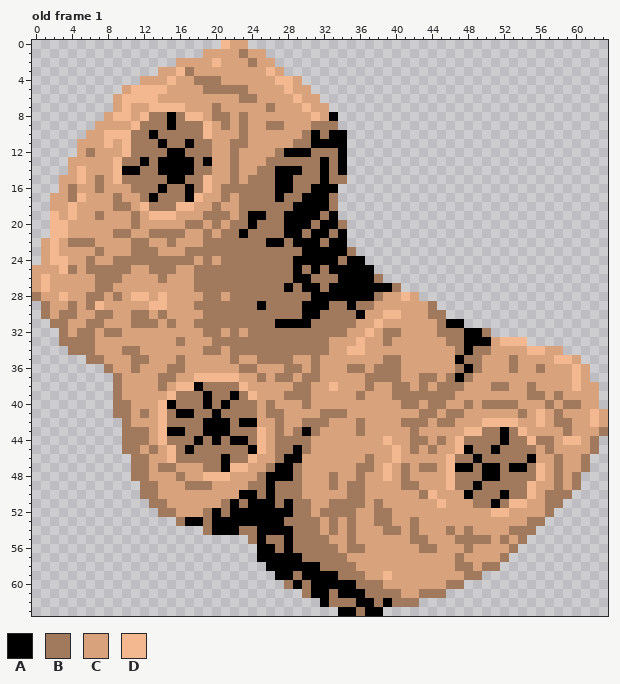
Pixel-art file, stored at Space Dodger/Meteor.aseprite. The picture above was drawn from the file before the commit.
64x64 pixels, 1 frame. Shown: old frame 1. The commit also changed other frames, which this record leaves out.
Visible layers, top first: "Meteor", "Reference".
Palette (. is transparent): A #000000  B #a1795d  C #d8a27d  D #f3b88f
Pixels before, old frame 1 (only the part around the change), first column x 0:
 0 .....................DCC........................................
 1 ...................CCCCBCC......................................
 2 ................CCCCDCCCBCC.....................................
 3 ..............CCDBCCCCCCCCDC....................................
 4 ............CCCDCCBBBCCCCCCDDC..................................
 5 ..........CDDDDCCCCBBBBBCCCCDCC.................................
 6 .........CDDDDCCCCCCCCCBBCCCCDCC................................
 7 .........CDCCDDDDCCCBCCCCCBCCCDCC...............................
 8 ........CDDCDBBABDDCBBCBCCCCCCCDCA..............................
 9 .......CCCCDBBBABBBDCBCBCCBBCCCBBB..............................
10 ......CCDDDBBABBBBBDCCCBCCCCCCBABAA.............................
11 .....CCCDCDBBBABBABBCCBBCCCCCBBAAAA.............................
12 .....CBCCCDBBBBAABBBCCBCCCCBAAABBBA.............................
13 ....CCCCCDBBABAAAABACCBCCCBBBBBBABA.............................
14 ....CDCCCDAABBAAAABBCCBCCBBAAABBABA.............................
15 ...CCDCBCDBBBBBAABBDCCBCBBBAABBBABB.............................
16 ...CBCCBCCCBBBABBABDCBBBBBBAABBAAA..............................
17 ..CCBDCCCBCCBABBBADCCBCBBBBABBAAAB..............................
18 ..CCDCCCCBBCDBBBDDCCBCCBBBBBBAAAAB..............................
19 ..DCDCCBCCCBCDDDCCCBBBCBAABBAAAABA..............................
20 ..DDCCCCCCCBCCCCCBBCBCBBABBBAAABAAB.............................
21 ..DDCCCCCBBCCBBBBCCBCBBABBBBAABAABA.............................
22 .CDCBBBCCCCBBCCBCCCBBBBBBBAABAAABAA.............................
23 .CDCCCCBCCCBBBCCCBBBBBBBBBBBBBAAAAAB............................
24 .CDDCCBCCBBBBBBBBBCBCBBBBBBBBAAAAABAA...........................
25 CCCDBCBBBBBCCBBBCCBBBBBBBBBBBABABAAAAA..........................
26 CDCCCCCBBBCCCCBCCCBBBBBBBBBBBAABBBAAAAB.........................
27 CDCCCCCBBCCCCCCCCCBBBBBBBBBBABAABAAAAAAAB.......................
28 BCCDCCBBCBCDDCDCCCCBBCBBBBBBBBBAAAAAAABCCDC.....................
29 .BCCBCBDCCCCCDDCCCBBBBBBBABBBBAAABBABBCCCCCCB...................
30 .BCBBCCBBCCBBCBCCCCBBBBBBBBBBBAABBBBACCDDCCCBB..................
31 ..BBCCBBCCCBBBCBCCBBBBBBBBBAAAABBBBBCCDCCCCCCBAA................
32 ...BCBBCBBCCCCCCCCCBBCBCBBBBBBBBBBBCCDCBBCCCCBBBAAB.............
33 ...BBBBCCCCCCCCCBCCCBBBBBBBBBBBBBCCCDCCBCCCCCCBBAAACDDD.........
34 ....BBBCCCBBCCCCCCCBBCBBBBBBBBBBBCCDDCCCCCCCCCCBABBCCCCDDCC.....
35 ......BBCCCBBCCCBCCCCCBCCBBBBCCBCCCCCCCBBCCCCCCABBCCCBCCCCDDC...
36 ........BCCBCCCBBCCCCCCBBCCCBBCBCCCBBCBBBCCCCCCBABCCCBCCBCCCDC..
37 .........BCCCCBBCCDDDDDCCBCBBCBBCCCCCBBBBCCBBCBABCCCCCCCCCCCDC..
38 .........BCCCCBCDDABBBBDCCCCCBBCCDCCCBCCBBCBCBBBCCCBBCCBCCCCDCC.
39 .........BCCCCCDBBBABBABDCCCBBBCCCCCBCCCBBBBBBBCCCCCCCCBBCBCCCC.
40 .........BBCCCDABBBABABBBCBCCCBCCCCCCCCCCBBCBBCCBCBBBBCCCBCBBCC.
41 .........BBCBCDBAABBABBBBCBBCCCCBBBCCCCCCCCBBCBBCCCCCCBCDCBCCCDC
42 ..........BCCCDBBBBAAABAACCBCCBBBCCCBCCCCBBBCBBCCCDDDDCCDCBBCCDC
43 ..........BBBCDAABBAAABBBDCBCBABCCCCBCCCCCBCCCCCDDBBABDCCCCBCCCB
44 ..........BBBCDBBBABABAABDCBBBBCCCCCCCCDCCBBCBCDBBBBABBDBBCDDCB.
45 ..........BBCBCDBABBBBBBADCBBABCCCCCCCCCDCBCBCCDABBABBBBCBCCCCB.
46 ...........BBCCDBBBBBABBDCCBAACCCCCCCBCCDCCCCCDBBABBBBBACCBCCB..
47 ...........BBCBBCCCBBADDCCBAABCCCCCCBBCDCBCBBCDAABAABAABDCBCCB..
48 ...........BBCCCBCCDDDCCCBAAABCCCBCCBCCDCBCCCCDBBBAABBBBDCBCB...
49 ............BBCCCBBBCCCCBBABBBCCCBCBBCCCCBBCCCDBBABBBBBDCCBCB...
50 ............BBCCCCCCCCCAABABBBCCCCCBBCCCCCCBDCCCABBBABBDCBBB....
51 .............BBCCCCCCBABAAABABBCCBBBBCBCCCCCCDCCCBBABDDCCBB.....
52 ..............BBCCCBABAAAAAAABBCBBBBCCBBCCCCCCCCCCCDDCCCCB......
53 ................BAABAAAAAAAABBBBCBCBCCBBCCBCCCCCCCCCCCCBB.......
54 ...................BAAABBAAAABBBCBCBCCCBBCBCCCBCBCCCCBBB........
55 ........................BABBABBBBCCBCCCCCCBBCCCBBBBCBCB.........
56 .........................AABABBBBBCBBCCCCCCBBCCCBCCCCB..........
57 .........................AAAAABBBBBCCCCCCCCCCCCBCCCCB...........
58 ..........................AAAAAABBBBCCCCCCCCCCCBBCBB............
59 ...........................AABAAAABBBCCDCCCCCCCCBB..............
60 ............................BABAAAAABBBCCCCCCCBB................
61 ..............................BAABAAABBBBCCBBB..................
62 ................................ABBBAABABBB.....................
63 ..................................AABAA.........................
The result:
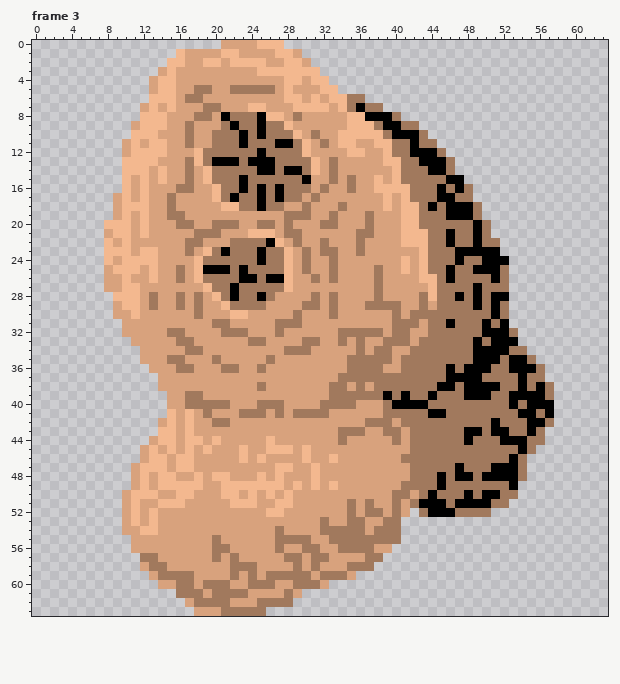
A new or re-ordered frame is compared with the old frame closest to it.
The exact change:
frames 1 -> 3
layer "Reference" now hidden
Changed rows in their new state; - is an unchanged pixel.
Frame 3 is new; against old frame 1, layer "Meteor":
first column x 0:
 0 ---------------------C--CDDD------------------------------------
 1 ----------------DCC--DDC--CDDC----------------------------------
 2 ---------------DD--D--DDDD-CDDC---------------------------------
 3 ---------------DCC-------D-DDDDD--------------------------------
 4 ------------.-D---CCC------C-DCDD-------------------------------
 5 ----------...C-D--B-CC--BBB----CDD------------------------------
 6 ---------....-DD-BB----CC---D--DCDDBB---------------------------
 7 ---------...--C-C--B----DDC--D-DDCDBABB-------------------------
 8 --------....-DDCCCBBCAB-BADD-B-C-CCDDAAAB-----------------------
 9 -------....CDDDCC-CC--A-BA--D--CCCCDDDBAABB---------------------
10 ------.....DDDCCC-CCBBBABABBBDCBCCDDDDDBAAAB--------------------
11 -----.....CDCDDCCBCCBB-ABBBAA-DCBCDDCCDDBBABB-------------------
12 -----.....CDDDDCCCD-BB-BBAB-BBDCCCCDDCCDBBAAAB------------------
13 ----......DDDDCCCBDBAAABAAA----DC-CCCCCDDBBAAAB-----------------
14 ----......DDDCDCCBCDBB-BBAAB---DC-CCCCCCDBBBAAB-----------------
15 ---.......DCDCDCC-C-BB-A---BB-ACC-CBCCDCDBBBBBAA----------------
16 ---.......DCDCCC-BCCD--A-A--B--CBCCBCCDDDDBBBABAB---------------
17 --.......CD-DCC-CCC-D-A--A----CBCCCCCCCDCDBBBAABB---------------
18 --.......CDD-CC-CC--CDD--A--CCBCCCBCCCCDCDDBABAAAB--------------
19 --.......-DCDCCBB--CCC-CCCCCBBBCCBCCCBCCCDDBBBAAAB--------------
20 --......DDDCD---B-C--B-CC--CBCCCBBCCCBCCCDDBBBBBBAB-------------
21 --......-DD-DCCCC-B-BCCCDDDCBBCCCCCCBBCCCDDDBBABBAB-------------
22 -.......D-DCC--C-BBCCC-----DCBCC-CCCBCCCCDDDBBABBABB------------
23 -.......DDDCDD----CD-A---A--DCBCBBCCBCCCCCCDBBBAAAAA------------
24 -.......DCDDDDCCCCD-B----A--DCBCCBCCCCCCCDCDBBBABBAAA-----------
25 ........CDDD-DCCB-DAAA-A----DC-CCBCCCCBCCDCDBBABBAAAB-----------
26 ........CCD--DC-B-D----AA-AADCC-C-CCCC-CCCCDDBABBBBAB-----------
27 ........C-DD------CD--A-----DCCCCCCCCCBCCCCCDBBBBABBB-----------
28 .........DD-CBC-B-BCDBA--A-CCCCBCBCCCC---C-BDBBABABAA-----------
29 -........-DD-BC-B--CCD---BCCCCBBC-CCC-BBB--BCBBBBABAB-----------
30 -........--DC-C---BCCCDDCCCCC-CCC-CCC--CB-BB--BBBBBAB-----------
31 --........-CCC-C--CC--CCCCCBBBCCCCCC--C-BBB-B--BBBABA-----------
32 ---.......-----BB--CCB-BCCC-CCCCCC-BBBBC-B--B---BBAAAB----------
33 ---........------B--CCCC--CCCC--C-B-B---BB-BBB--B-BAAA.---------
34 ----........-----BBCC-CCCCCC---CC--CB-BB--BBBBB-BAAAABB....-----
35 ------......C--B----B-C--C-CC--C---BBBB-CBBBBBBB-AAABAAB.....---
36 --------.....--C-B---BBCCB--CC-C-----B-CCBBBBBA--AABBAAA-.....--
37 ---------.....CC--CCCCC--C-CC-CC--BBB----BB--BA-AABBBBABB.....--
38 ---------.....C-CCCCCCCC-B---CC--BB-BCBB--B-BAA-AAAA-BA-AB.....-
39 ---------......CC--CCCCCC---CCC--BBB-BBA-A--A--BAAABBAAAAB.....-
40 ---------......CC--B-BCCCB-B--C-BBBB---BAAAA--BB-B---ABAAA.....-
41 ---------......DCDC-CCC--BC--BBB-CC----BBBB-AA--BBBBBBAABA......
42 ----------....CDCDCCBBCCC--C--CCC---CBBB----B--BBBBABBBAAB......
43 ----------....-DCDCCCCCCCC-C-CCC--BB---BB--BBBBBAA-A--BAB.......
44 ----------...--DCDDCDCCCCCDCCCC---B----CB---B-BBA----AAB-......-
45 ----------..-D--CDCDCCCDCCDDDCD---------C--B-BBBB--B--A-.......-
46 -----------.CDDCDDCCCCCDCD-CCCD--D---C--CBBBBBB--B---A-.......--
47 -----------CDDDCDD-CCCCC--CDDC-D----CC-C-CB--BB-B-B-A-B.......--
48 -----------CD-DDC-DC-----DCDCC-D-C--C--C-CBBBABAA---AA-......---
49 -----------CDCDDDDDC-DDDDDDDCD-D-D-CC------BBAB--B---A.......---
50 ----------CDDD--DD---DDCDCDCDC-----CC---BB--ABBB--AAB-......----
51 ----------CDCCDDD----CDDDCCDDCC--CC-CBC-B-BAAABAAAAB-......-----
52 ----------CDCDCC---CCCCCCCDDCCC-CCC--B-CB-.BAAABBBB.......------
53 ----------CDCDCCCCCCCCCCCCCCCCCCBC--B-C-B................-------
54 ----------CCDDCCCCCCCCCCCCCBCCCCB-B-B-B--...............--------
55 -----------CCCCCCCCCBCCCCCC-B--CCBB-BBBBB..............---------
56 -----------CCCCCCCCCBBCCCCC-CC--CCB--B--..............----------
57 ------------BBCCCCCCBCBCCCCCBBC--CC--BB..............-----------
58 ------------CBBCCCCCCCBBBCCCCBCBCCC-BB..............------------
59 -------------CBBBBCCCCBCBCBBB-BCBB-C..............--------------
60 --------------CCBBCBBBCCBBBCCB-BC...............----------------
61 ----------------BBBCBBBBCCCCBC................------------------
62 -----------------CBBBBCCCBBBB---...........---------------------
63 ------------------CCCBBBBB--------.....-------------------------
Boxes around the changes in both pictures, in picture pixels (x1, y1, x2, y2):
changed: (32, 40, 608, 616)
